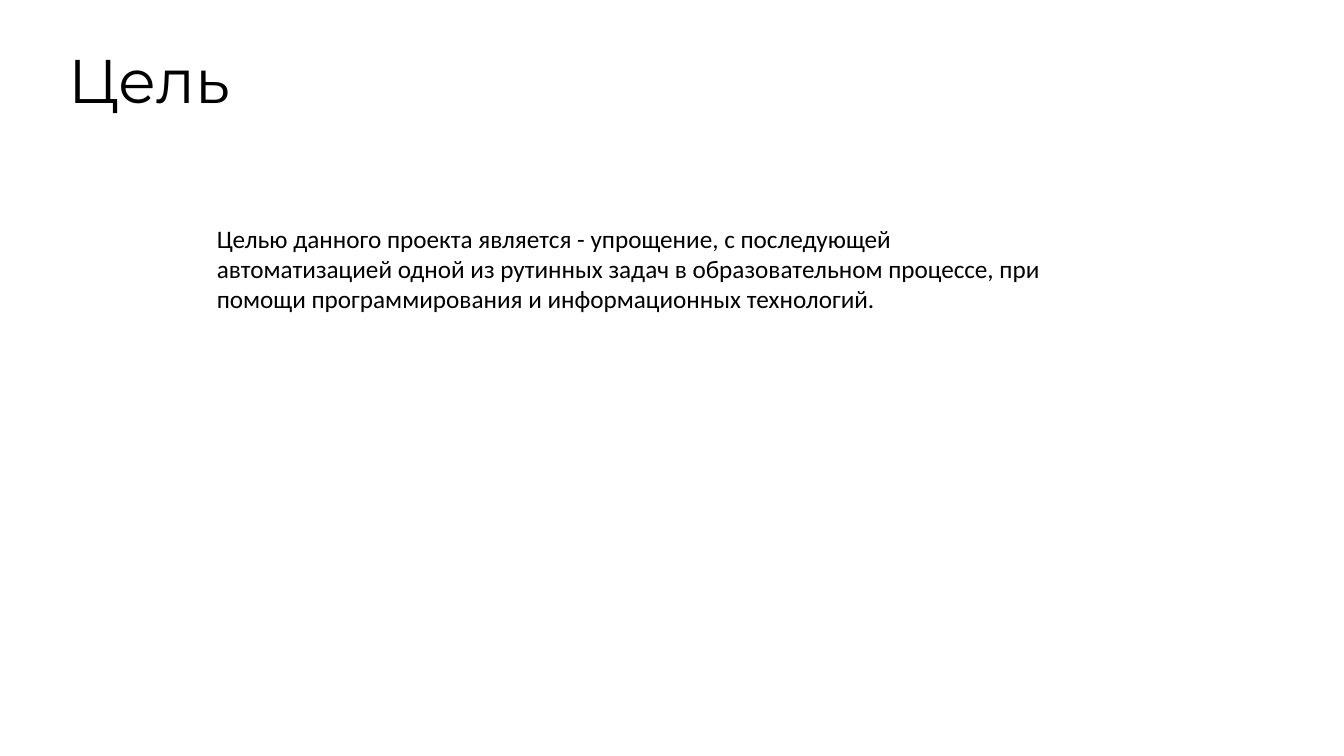
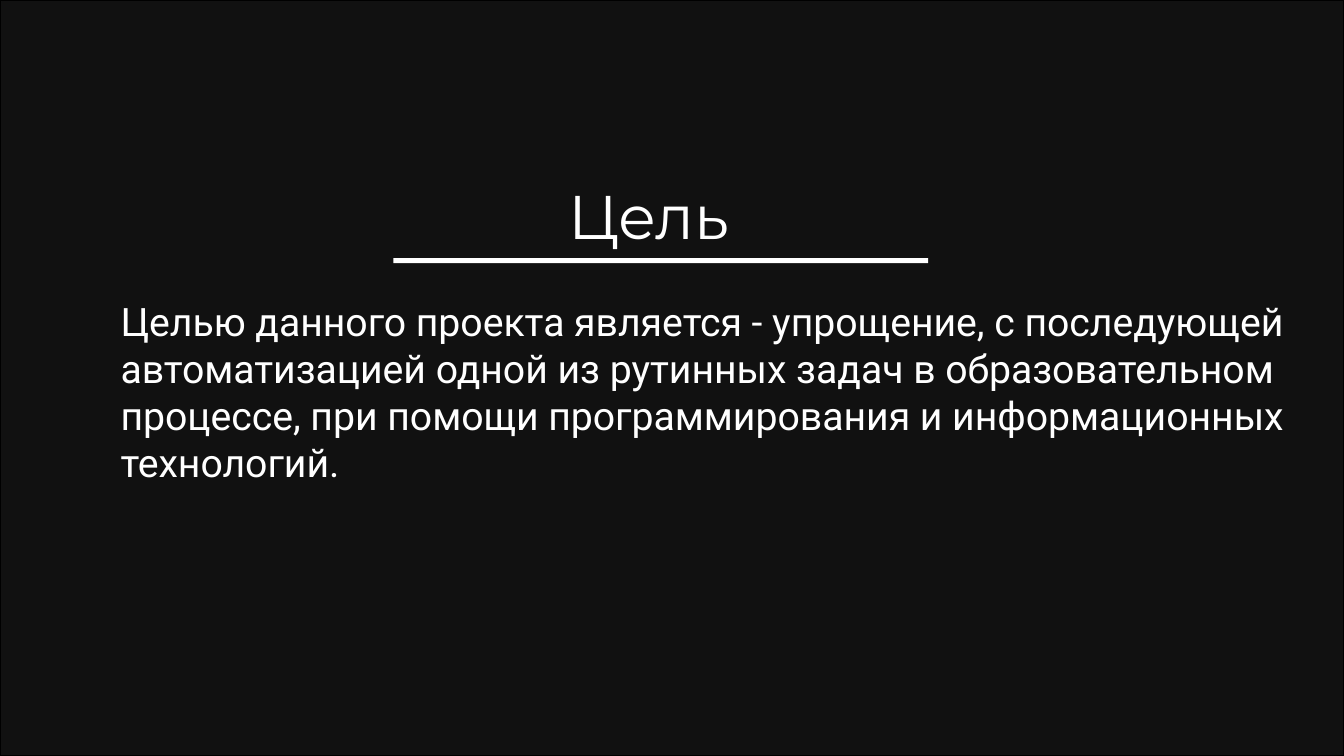
Before and after one commit to FFlop235/School_Project, a slide deck: slide 3 of Анализ оценок из Сетевого Города.pptx. Drawn at 1344x756 pixels with LibreOffice and Linux fonts; fonts in the diff are those of the drawing; background and template pictures are left out; a plain dark background stands for a picture behind light text. Boxes give left, top, right and bottom in pixels: in the first picture for what was removed or moved away, otherwise in the second. Text is boxed around its words. In the diff, an @@ line names an element or a change of style, - is before the commit and + after.

```diff
--- a/Анализ оценок из Сетевого Города.pptx
+++ b/Анализ оценок из Сетевого Города.pptx
@@ background #FFFFFF to picture (left out) @@
@@ rectangle added at (0,0,1344,756), fill #000000 at 59% opacity, outline #000000 1 pt @@
@@ text "Цель": place and size @@
-text "Цель" at (69,60,230,113)
+text "Цель" at (568,196,729,249)
@@ text "Цель" at (568,196,729,249): text colour #000000 to #FFFFFF @@
@@ rectangle added at (393,258,929,263), fill #FFFFFF @@
@@ text "Целью данного проекта является - ...": place and size @@
-text "Целью данного проекта является - ..." at (217,231,1039,312)
+text "Целью данного проекта является - ..." at (121,307,1284,478)
@@ text "Целью данного проекта является - ..." at (121,307,1284,478): size 18 to 28 pt, font Calibri to Roboto, text colour #000000 to #FFFFFF @@
```
Also in this commit, not shown: 8 other slides changed, 13 slides added, 1 slide removed.
